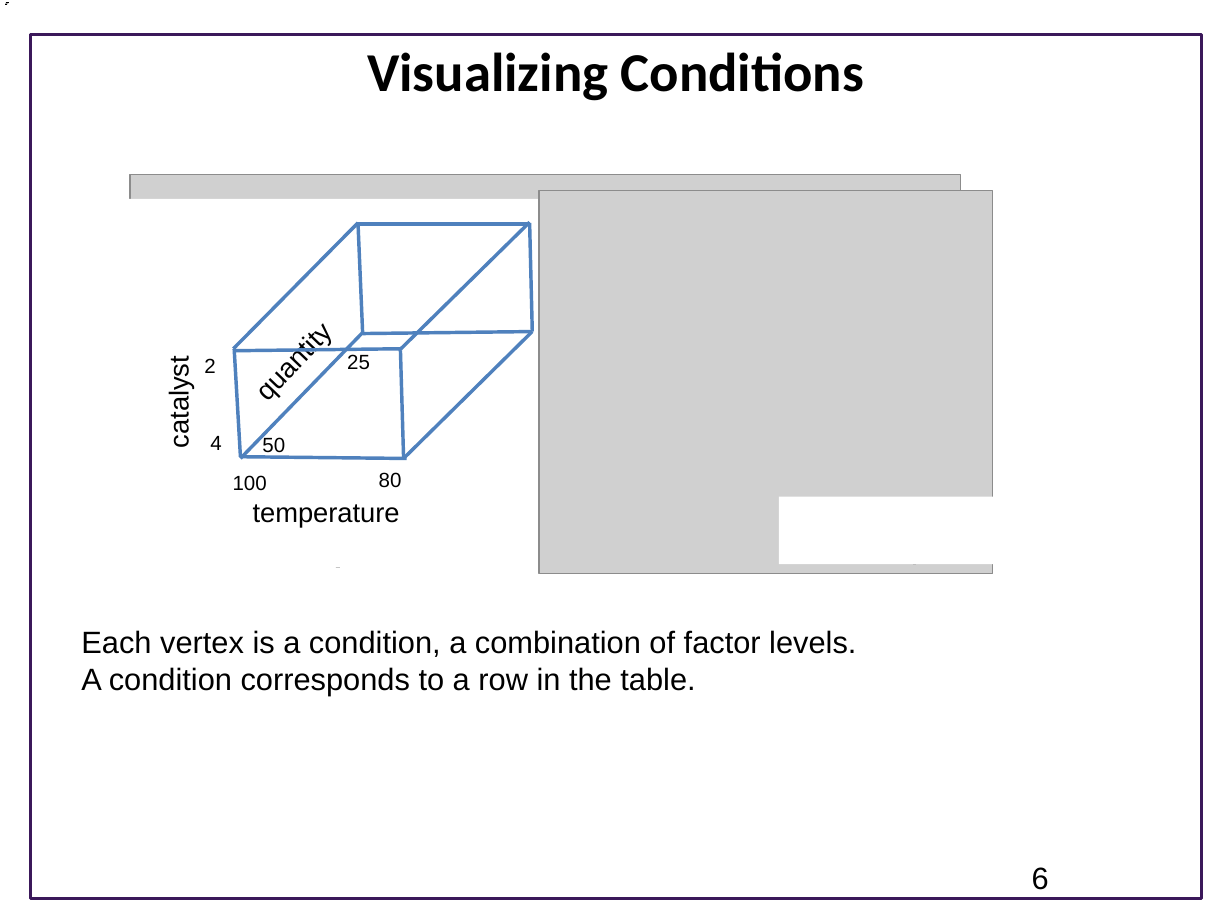
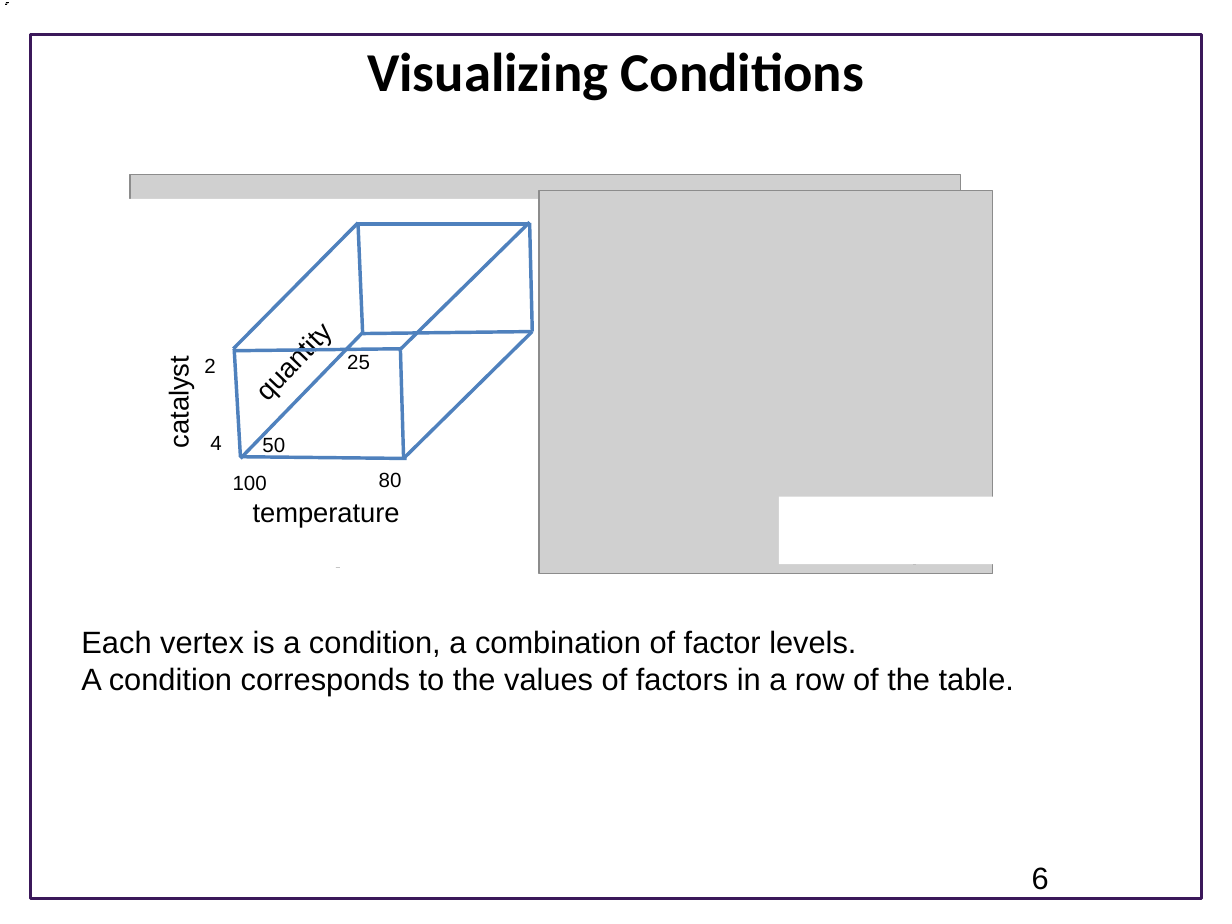
Before and after one commit to ModelEngineering/BIOEN-437, a slide deck: slide 6 of Lectures/Design-Of-Experiments/doe_overview.pptx. Drawn at 1232x924 pixels with LibreOffice and Linux fonts; fonts in the diff are those of the drawing; grey boxes stand for pictures; background and template pictures are left out. Boxes give left, top, right and bottom in pixels: in the first picture for what was removed or moved away, otherwise in the second. Text is boxed around its words. In the diff, an @@ line names an element or a change of style, - is before the commit and + after.

```diff
--- a/Lectures/Design-Of-Experiments/doe_overview.pptx
+++ b/Lectures/Design-Of-Experiments/doe_overview.pptx
@@ text at box(81, 667, 1014, 696): text changed @@
-A condition corresponds to a row in the table.
+A condition corresponds to the values of factors in a row of the table.
```
Also in this commit, not shown: 5 other slides changed, 1 slide added, 4 other files.
